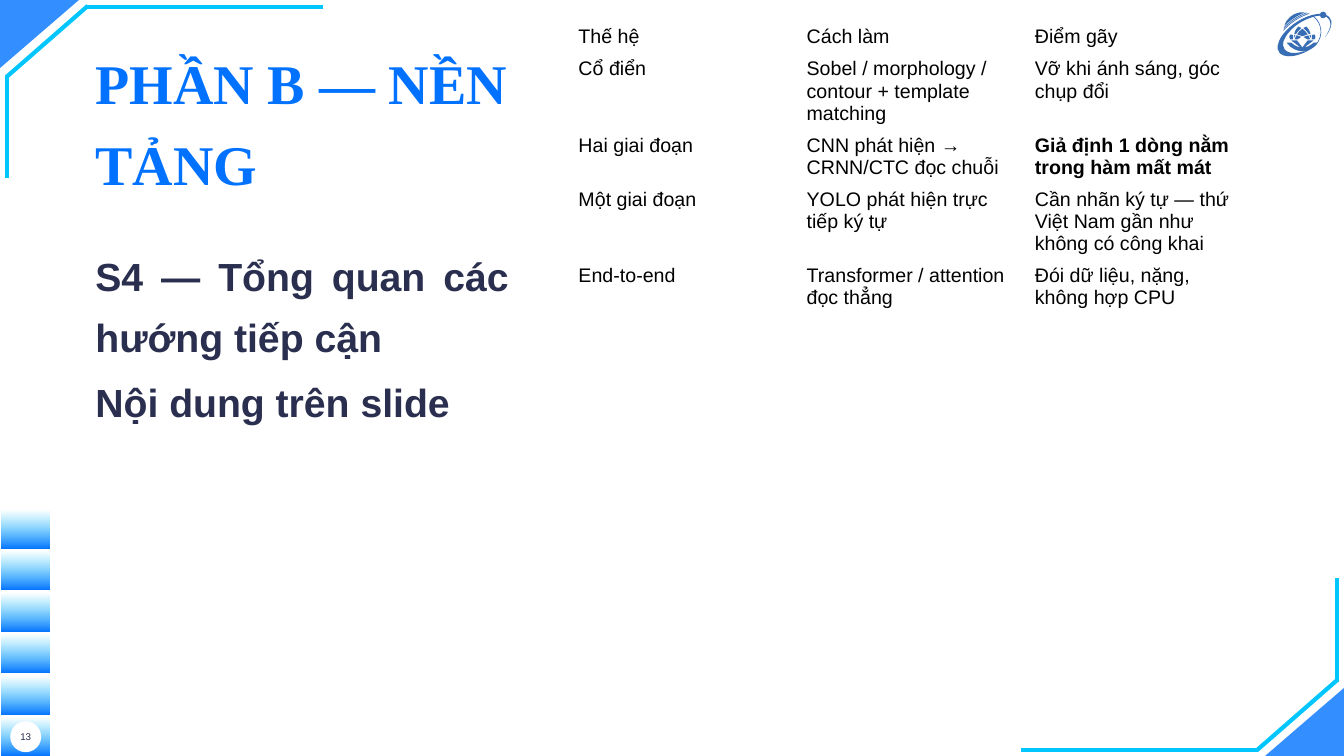
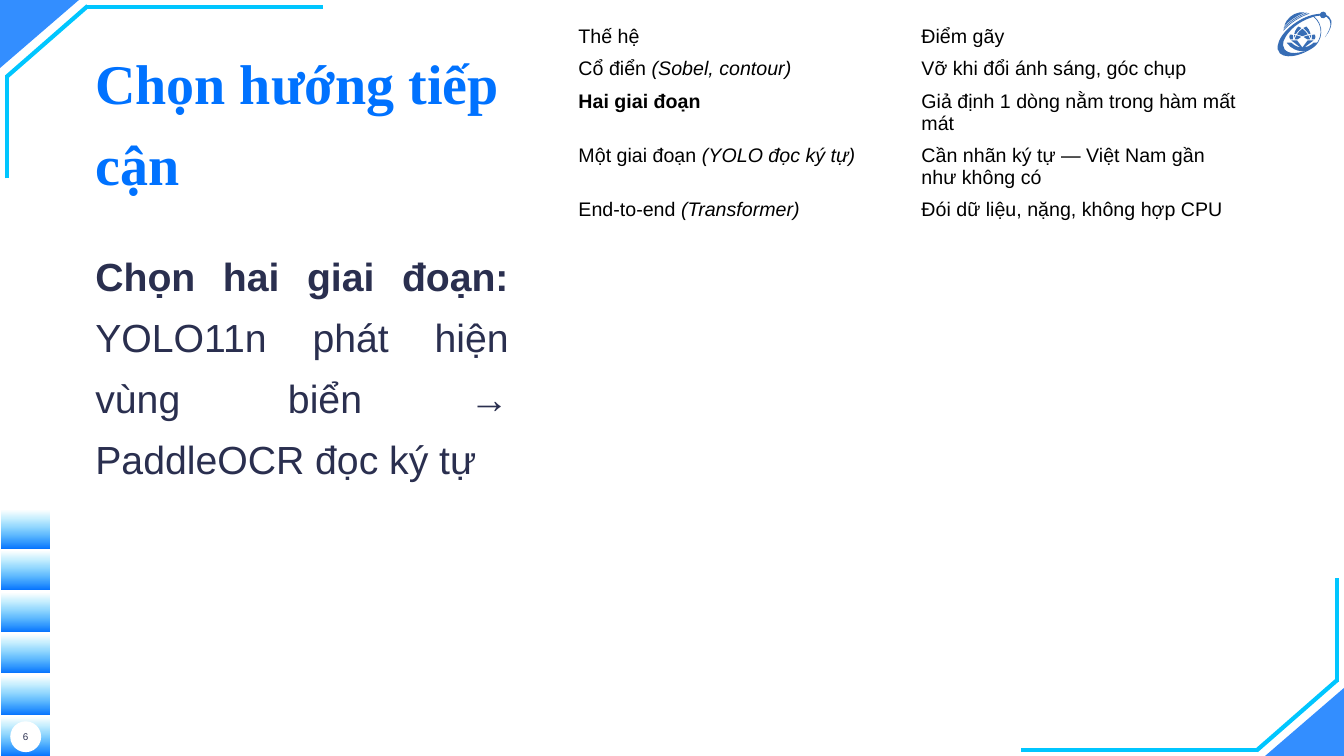
Before and after one commit to hieunguyen2604/alpr-do-an-mon-hoc, a slide deck: slide 6 of docs/slides/slides.pptx (slide 13 before the commit). Drawn at 1344x756 pixels with LibreOffice and Linux fonts; fonts in the diff are those of the drawing; background and template pictures are left out. Boxes give left, top, right and bottom in pixels: in the first picture for what was removed or moved away, otherwise in the second. Text is boxed around its words. In the diff, an @@ line names an element or a change of style, - is before the commit and + after.

```diff
--- a/docs/slides/slides.pptx
+++ b/docs/slides/slides.pptx
@@ table at [569,21,1254,680] @@
-column 1: Thế hệ | Cổ điển | Hai giai đoạn | Một giai đoạn | End-to-end
-column 2: Cách làm | Sobel / morphology / contour + template matching | CNN phát hiện → CRNN/CTC đọc chuỗi | YOLO phát hiện trực tiếp ký tự | Transformer / attention đọc thẳng
-column 3: Điểm gãy | Vỡ khi ánh sáng, góc chụp đổi | Giả định 1 dòng nằm trong hàm mất mát | Cần nhãn ký tự — thứ Việt Nam gần như không có công khai | Đói dữ liệu, nặng, không hợp CPU
+column 1: Thế hệ | Cổ điển (Sobel, contour) | Hai giai đoạn | Một giai đoạn (YOLO đọc ký tự) | End-to-end (Transformer)
+column 2: Điểm gãy | Vỡ khi đổi ánh sáng, góc chụp | Giả định 1 dòng nằm trong hàm mất mát | Cần nhãn ký tự — Việt Nam gần như không có | Đói dữ liệu, nặng, không hợp CPU
@@ title at [95,63,499,195]: text changed @@
-PHẦN B — NỀN TẢNG
+Chọn hướng tiếp cận
@@ text at [95,262,509,482]: text changed; bold off @@
-S4 — Tổng quan các hướng tiếp cận
-Nội dung trên slide
+Chọn hai giai đoạn: YOLO11n phát hiện vùng biển → PaddleOCR đọc ký tự
@@ page number at [23,733,28,743]: text changed @@
-13
+6
```
Also in this commit, not shown: 18 other slides changed, 9 slides added, 32 slides removed, 5 other files.
